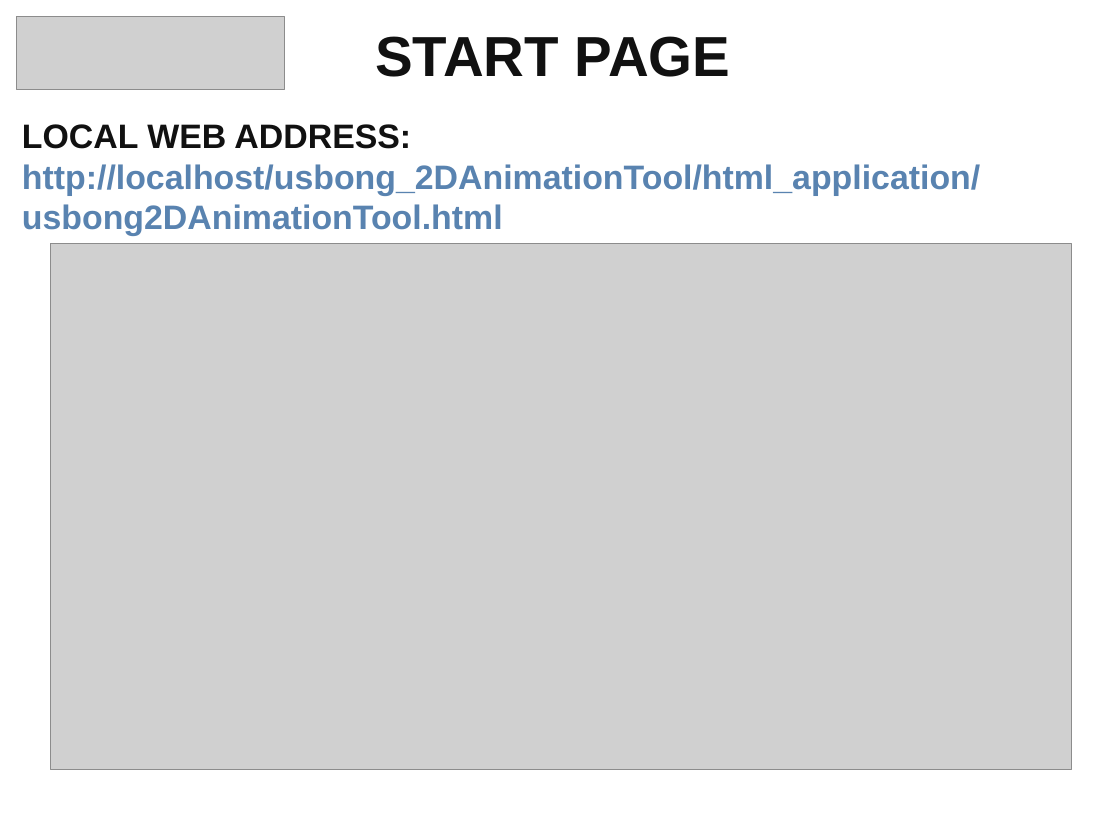
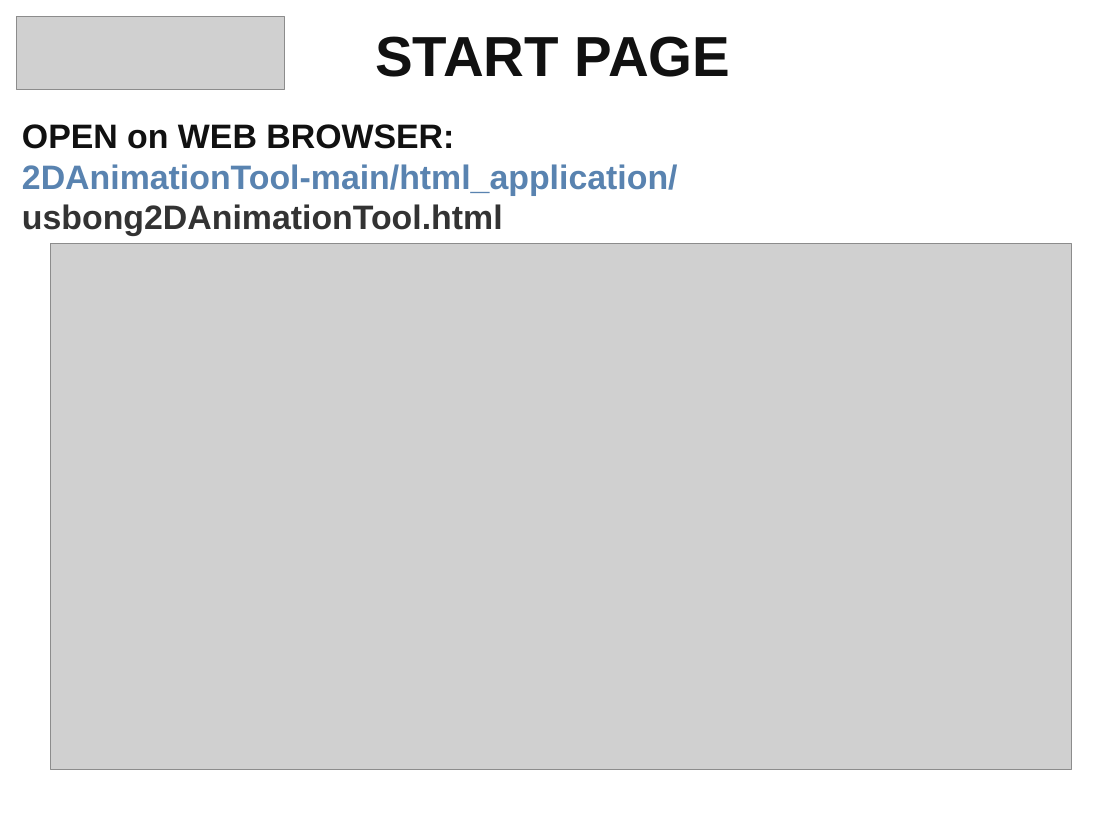
Before and after one commit to usbong/2DAnimationTool, a slide deck: slide 2 of GUIDE/usbong2DAnimationToolGuide.odp. Drawn at 1120x840 pixels with LibreOffice and Linux fonts; fonts in the diff are those of the drawing; grey boxes stand for pictures; background and template pictures are left out. Boxes give left, top, right and bottom in pixels: in the first picture for what was removed or moved away, otherwise in the second. Text is boxed around its words. In the diff, an @@ line names an element or a change of style, - is before the commit and + after.

```diff
--- a/GUIDE/usbong2DAnimationToolGuide.odp
+++ b/GUIDE/usbong2DAnimationToolGuide.odp
@@ text at (22,124,678,236): text changed @@
-LOCAL WEB ADDRESS:
-http://localhost/usbong_2DAnimationTool/html_application/usbong2DAnimationTool.html
+OPEN on WEB BROWSER:
+2DAnimationTool-main/html_application/
+usbong2DAnimationTool.html
```
Also in this commit, not shown: 2 other slides changed, 1 other file.
